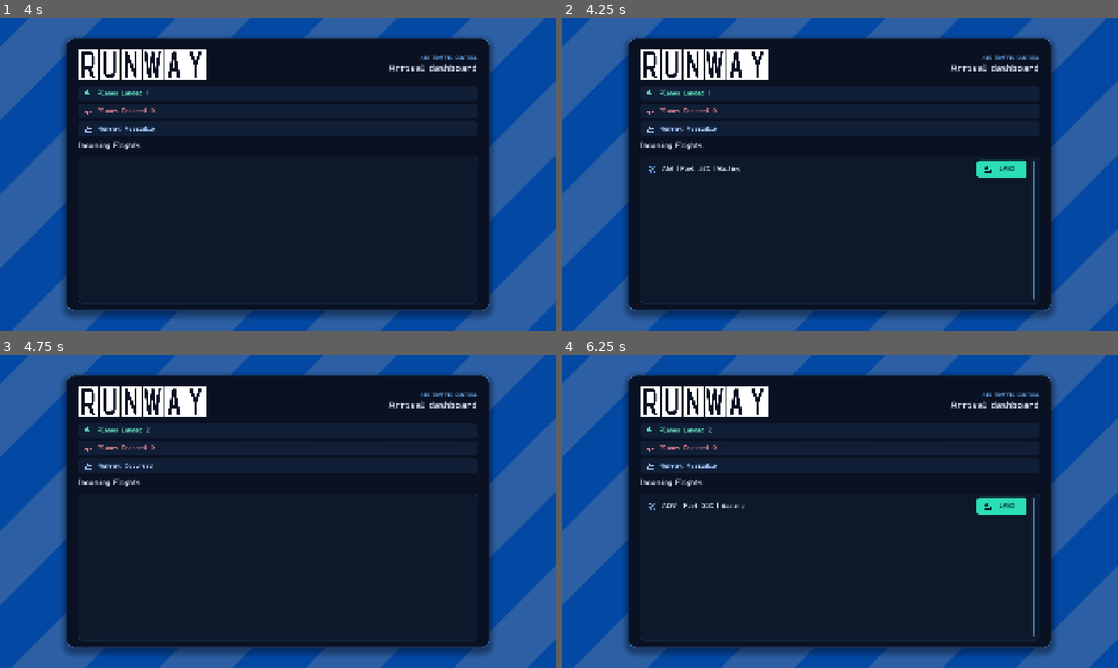
Above: before the commit, frames 1-4 (two rows, left to right).
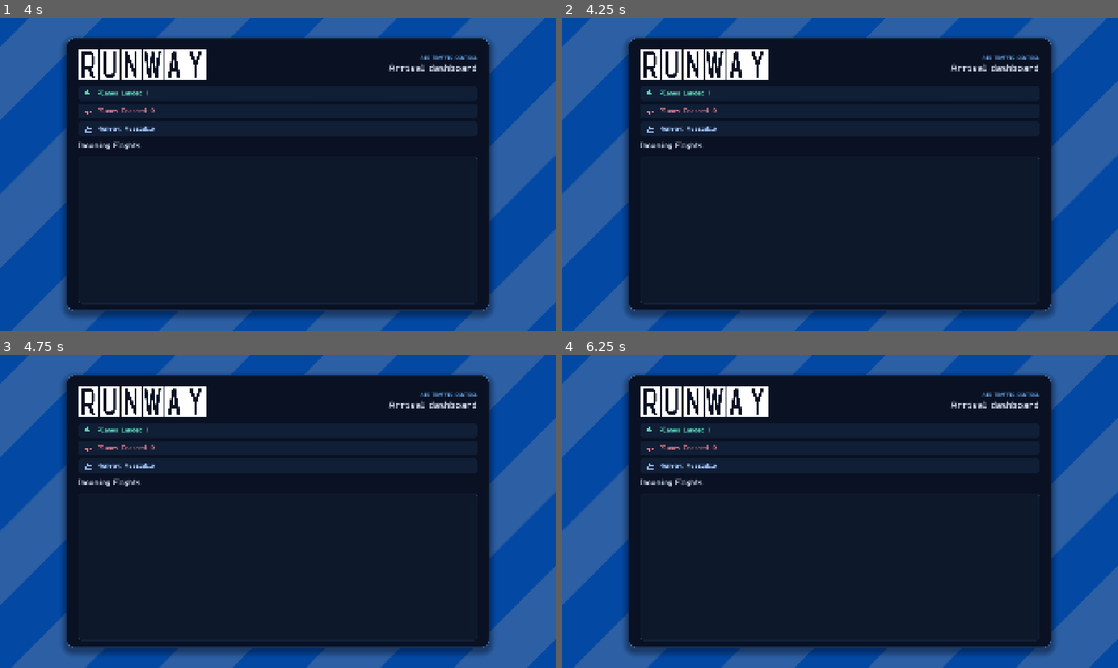
Above: after the commit, the same moments.

Repository: EmmettWalthers/CART-353
Game: Godot game, scene res://scenes/main.tscn
Two runs of this game, one before a commit and one after it. Both use one fixed random seed, a clock stepped at 60 frames per second and the inputs below.
Inputs (mouse positions are in pixels of both pictures, inside the frame that each line leads up to):
- Up to frame 1 (4 s): tap Enter at 0.5, 2 s; tap Space at 1.25, 3.5 s; click "LAND" at 2.75 s
- Up to frame 2 (4.25 s): no input
- Up to frame 3 (4.75 s): click (439, 505) at 4.25 s, where only the run before the commit has a clickable "LAND"
- Up to frame 4 (6.25 s): tap Enter at 5 s; tap Space at 5.75 s

Frame 1 is identical in both runs. In frame 2, 0.8% of the frame differs, in the area x 15-85%, y 45-90%; in frame 3, less than 0.1%; in frame 4, 0.8%.

Commit message:
Added spawn cap and randomized time between spawns

Diff:
--- a/Godot Game/scenes/main.tscn
+++ b/Godot Game/scenes/main.tscn
@@ -34,6 +34,7 @@
 content_margin_top = 8.0
 content_margin_right = 0.0
 content_margin_bottom = 8.0
+bg_color = Color(0.03529412, 0.07058824, 0.13333334, 1)
 draw_center = false
 corner_radius_top_left = 12
 corner_radius_top_right = 12
@@ -50,6 +51,10 @@
 corner_radius_top_right = 10
 corner_radius_bottom_right = 10
 corner_radius_bottom_left = 10
+
+[sub_resource type="StyleBoxEmpty" id="StyleBoxEmpty_queue_heading"]
+content_margin_top = 8.0
+content_margin_bottom = 8.0
 
 [sub_resource type="StyleBoxFlat" id="StyleBoxFlat_list"]
 content_margin_left = 24.0
@@ -67,10 +72,6 @@
 corner_radius_bottom_right = 12
 corner_radius_bottom_left = 12
 
-[sub_resource type="StyleBoxEmpty" id="StyleBoxEmpty_queue_heading"]
-content_margin_top = 8.0
-content_margin_bottom = 8.0
-
 [node name="Main" type="Control" unique_id=957669973]
 layout_mode = 3
 anchors_preset = 15
@@ -235,13 +236,14 @@
 plane_icon = ExtResource("9_plane")
 landing_icon = ExtResource("5_land")
 
-[node name="FlightPadding" type="MarginContainer" parent="PanelContainer/VBoxContainer/FlightScroll"]
+[node name="FlightPadding" type="MarginContainer" parent="PanelContainer/VBoxContainer/FlightScroll" unique_id=473495584]
 layout_mode = 2
 size_flags_horizontal = 3
 theme_override_constants/margin_right = 20
 
 [node name="ArrivalTimer" type="Timer" parent="." unique_id=513228676]
 wait_time = 2.0
+one_shot = true
 autostart = true
 
 [node name="FuelTimer" type="Timer" parent="." unique_id=1552649564]
--- a/Godot Game/scripts/main.gd
+++ b/Godot Game/scripts/main.gd
@@ -2,10 +2,11 @@
 
 var planes: Dictionary = {}
 
-var planes_landed := 0
-var planes_crashed := 0
+var planes_landed = 0
+var planes_crashed = 0
 var plane_ready = false
 var runway_busy = false
+var planes_waiting = 0
 
 @onready var planes_crashed_label: Label = $PanelContainer/VBoxContainer/PlanesCrashed
 @onready var planes_counter: Label = $PanelContainer/VBoxContainer/PlanesCounter
@@ -18,21 +19,25 @@
 func _on_arrival_timer_timeout() -> void:
 	spawn_plane()
 	plane_ready = true
+	arrival_timer.start(randf_range(5.0, 10.0))
 
 func spawn_plane():
-	var plane_number = "A" + str(randi_range(100, 199))
+	if planes_waiting < 5:
+		var plane_number = "A" + str(randi_range(100, 199))
 
-	while planes.has(plane_number):
-		plane_number = "A" + str(randi_range(100, 199))
+		while planes.has(plane_number):
+			plane_number = "A" + str(randi_range(100, 199))
 
-	var fuel_amount = randi_range(25, 50)
+		var fuel_amount = randi_range(25, 50)
 
-	planes[plane_number] = {"fuel": fuel_amount, "status": "Waiting"}
+		planes[plane_number] = {"fuel": fuel_amount, "status": "Waiting"}
 
-	if fuel_timer.is_stopped():
-		fuel_timer.start()
+		if fuel_timer.is_stopped():
+			fuel_timer.start()
 
-	update_planes_list()
+		planes_waiting += 1
+
+		update_planes_list()
 
 func _on_fuel_timer_timeout() -> void:
 	var crashed_planes = []
@@ -79,6 +84,7 @@
 	else:
 		planes.erase(plane)
 		planes_landed += 1
+		planes_waiting -= 1
 		planes_counter.text = str("Planes Landed: ") + str(planes_landed)
 		runway_busy = true
 		update_planes_list()
Not shown: 1 places in Godot Game/scenes/main.tscn that only renumber resources
